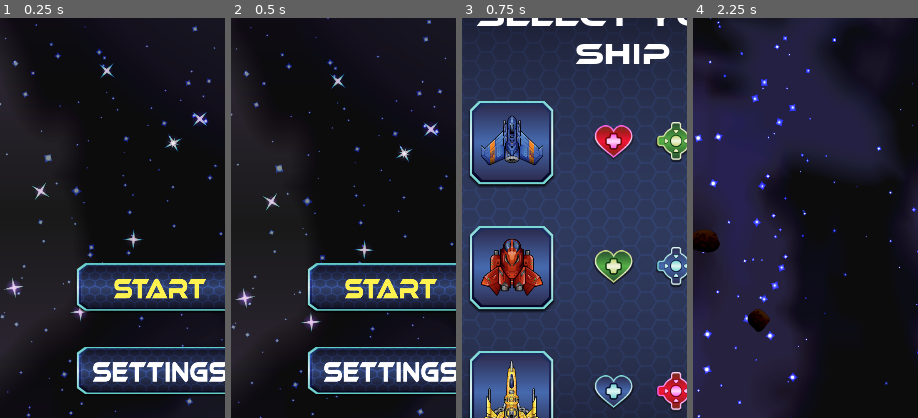
Above: before the commit, frames 1-4 (left to right).
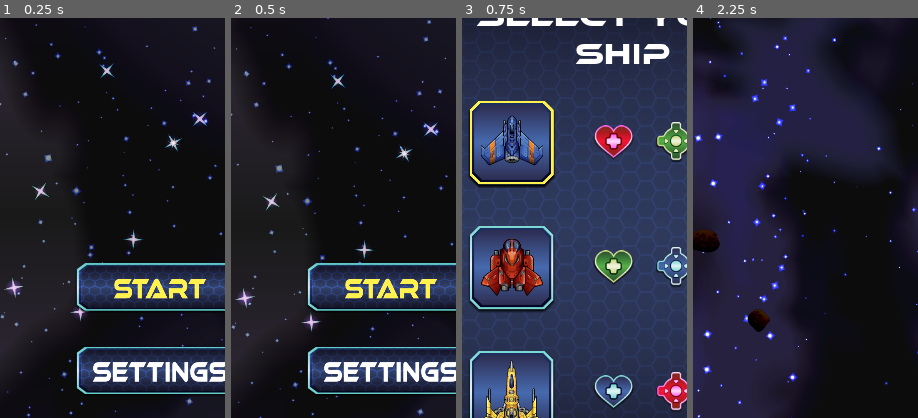
Above: after the commit, the same moments.

Repository: diegocantelmi82/TP-Final-Programacion-3
Game: Godot game, scene res://scenes/Main.tscn
Two runs of this game, one before a commit and one after it. Both use one fixed random seed, a clock stepped at 60 frames per second and the inputs below.
Inputs (mouse positions are % of the whole screen's width and height, from its top left):
- Up to frame 1 (0.25 s): no input
- Up to frame 2 (0.5 s): no input
- Up to frame 3 (0.75 s): click (50, 60) at 0.5 s
- Up to frame 4 (2.25 s): click (50, 60) at 1.25 s; click (26, 42) at 2 s
The pictures show only the part of the screen within x 14-64%, y 27-77%; the shares and areas given below are measured in that part.

Frames 1-2 are identical in both runs. In frame 3, 0.8% of the frame differs, in the area x 3-41%, y 20-43%; in frame 4, nothing differs.

Commit message:
audio manager creation

Diff:
--- /dev/null
+++ b/common/AudioManager.gd
@@ -0,0 +1,36 @@
+extends Node
+
+const assets = {
+	"button_hover": "res://assets/sounds/button_hover.wav"
+}
+
+export var audioStreamPlayers = 8
+
+var availableStreamPlayers : Array
+
+func _ready():
+	for i in audioStreamPlayers:
+		var stream = AudioStreamPlayer.new()
+		availableStreamPlayers.append(stream)
+		self.add_child(stream)
+
+func play(name, loop = false):
+	if (assets.has(name) && ResourceLoader.exists(assets[name])):
+		var player = getStreamPlayer()
+
+		if player:
+			player.stream = ResourceLoader.load(assets[name])
+
+			if (loop):
+				player.set_volume_db(linear2db(Settings.music_volume))
+			else:
+				player.set_volume_db(linear2db(Settings.sfx_volume))
+
+			player.play()
+
+func getStreamPlayer():
+	for i in availableStreamPlayers:
+		if !i.is_playing():
+			return i
+
+	return null
--- a/common/GenericButton.gd
+++ b/common/GenericButton.gd
@@ -1,8 +1,6 @@
 class_name GenericButton
 
 extends TextureButton
-
-onready var buttonHoverSound = get_node('/root/Main/ButtonHoverSound')
 
 func _ready():
 	self.connect("mouse_entered", self, "playHoverSound")
@@ -10,9 +8,8 @@
 	self.connect("mouse_entered", self, "_grab_focus")
 
 func playHoverSound():
-	if (buttonHoverSound && !self.disabled):
-		buttonHoverSound.volume_db = linear2db(Settings.sfx_volume)
-		buttonHoverSound.play()
+	if (!self.disabled):
+		AudioManager.play("button_hover")
 
 func _grab_focus():
 	self.grab_focus()
--- a/project.godot
+++ b/project.godot
@@ -82,6 +82,7 @@
 
 Settings="*res://common/Settings.gd"
 Player="*res://common/Player.gd"
+AudioManager="*res://common/AudioManager.gd"
 
 [display]
 
--- a/scenes/Main.gd
+++ b/scenes/Main.gd
@@ -6,6 +6,7 @@
 	$CanvasLayer/StartButton.grab_focus()
 	$CanvasLayer/StartButton.connect("startGame", $CanvasLayer/ShipSelectionWindow, "_show_window")
 	$CanvasLayer/SettingsButton.connect("showSettingsWindow", $CanvasLayer/SettingsWindow, "_show_window")
+	$CanvasLayer/SettingsWindow.connect("closeSettingsWindow", $CanvasLayer/SettingsButton, "_grab_focus")
 #	$Avenger.connect("shoot", self, "_on_Ship_shoot")
 	#$Defender.connect("shoot", self, "_on_Ship_shoot")
 	#$Striker.connect("shoot", self, "_on_Ship_shoot")
--- a/scenes/Main.tscn
+++ b/scenes/Main.tscn
@@ -10,7 +10,6 @@
 [ext_resource path="res://assets/menu/settings_button_hover.png" type="Texture" id=8]
 [ext_resource path="res://assets/menu/quit_button_hover.png" type="Texture" id=9]
 [ext_resource path="res://assets/menu/quit_button.png" type="Texture" id=10]
-[ext_resource path="res://assets/sounds/button_hover.wav" type="AudioStream" id=11]
 [ext_resource path="res://common/QuitButton.gd" type="Script" id=12]
 [ext_resource path="res://common/SettingsButton.gd" type="Script" id=13]
 [ext_resource path="res://common/StartButton.gd" type="Script" id=14]
@@ -75,6 +74,3 @@
 
 [node name="ShipSelectionWindow" parent="CanvasLayer" instance=ExtResource( 4 )]
 visible = false
-
-[node name="ButtonHoverSound" type="AudioStreamPlayer" parent="."]
-stream = ExtResource( 11 )
--- a/scenes/settings/SettingsWindow.gd
+++ b/scenes/settings/SettingsWindow.gd
@@ -1,4 +1,6 @@
 extends TextureRect
+
+signal closeSettingsWindow
 
 func _ready():
 	$ConfirmButton.connect("saveSettings", self, "_save_settings")
@@ -12,7 +14,9 @@
 func _show_window():
 	$MusicSlider.value = Settings.music_volume
 	$SfxSlider.value = Settings.sfx_volume
+	$MusicSlider.grab_focus()
 	self.show()
 
 func _close_window():
 	self.hide()
+	emit_signal("closeSettingsWindow")
--- a/scenes/settings/SettingsWindow.tscn
+++ b/scenes/settings/SettingsWindow.tscn
@@ -78,6 +78,7 @@
 margin_top = 400.0
 margin_right = 860.0
 margin_bottom = 460.0
+focus_neighbour_bottom = NodePath("../SfxSlider")
 custom_icons/grabber_highlight = ExtResource( 2 )
 custom_icons/grabber = ExtResource( 2 )
 custom_styles/slider = SubResource( 1 )
@@ -101,6 +102,8 @@
 margin_top = 500.0
 margin_right = 860.0
 margin_bottom = 560.0
+focus_neighbour_top = NodePath("../MusicSlider")
+focus_neighbour_bottom = NodePath("../ConfirmButton")
 custom_icons/grabber_highlight = ExtResource( 2 )
 custom_icons/grabber = ExtResource( 2 )
 custom_styles/slider = SubResource( 1 )
@@ -119,6 +122,8 @@
 margin_right = 40.0
 margin_bottom = 160.0
 rect_scale = Vector2( 0.7, 0.7 )
+focus_neighbour_top = NodePath("../SfxSlider")
+focus_neighbour_right = NodePath("../CancelButton")
 texture_normal = ExtResource( 4 )
 texture_pressed = ExtResource( 5 )
 texture_hover = ExtResource( 5 )
@@ -135,6 +140,8 @@
 margin_right = 240.0
 margin_bottom = 160.0
 rect_scale = Vector2( 0.7, 0.7 )
+focus_neighbour_left = NodePath("../ConfirmButton")
+focus_neighbour_top = NodePath("../SfxSlider")
 texture_normal = ExtResource( 7 )
 texture_pressed = ExtResource( 6 )
 texture_hover = ExtResource( 6 )
--- a/scenes/shipSelection/ShipSelectionWindow.gd
+++ b/scenes/shipSelection/ShipSelectionWindow.gd
@@ -22,6 +22,13 @@
 		$StrikerButton.disabled = true
 		$StrikerButton.focus_mode = FOCUS_NONE
 
+	if Player.ships[Player.player_ship.AVENGER].is_alive:
+		$AvengerButton.grab_focus()
+	elif Player.ships[Player.player_ship.DEFENDER].is_alive:
+		$DefenderButton.grab_focus()
+	elif Player.ships[Player.player_ship.STRIKER].is_alive:
+		$StrikerButton.grab_focus()
+
 	self.show()
 
 func _close_window():
Not shown: 1 places in scenes/Main.tscn that only renumber resources
